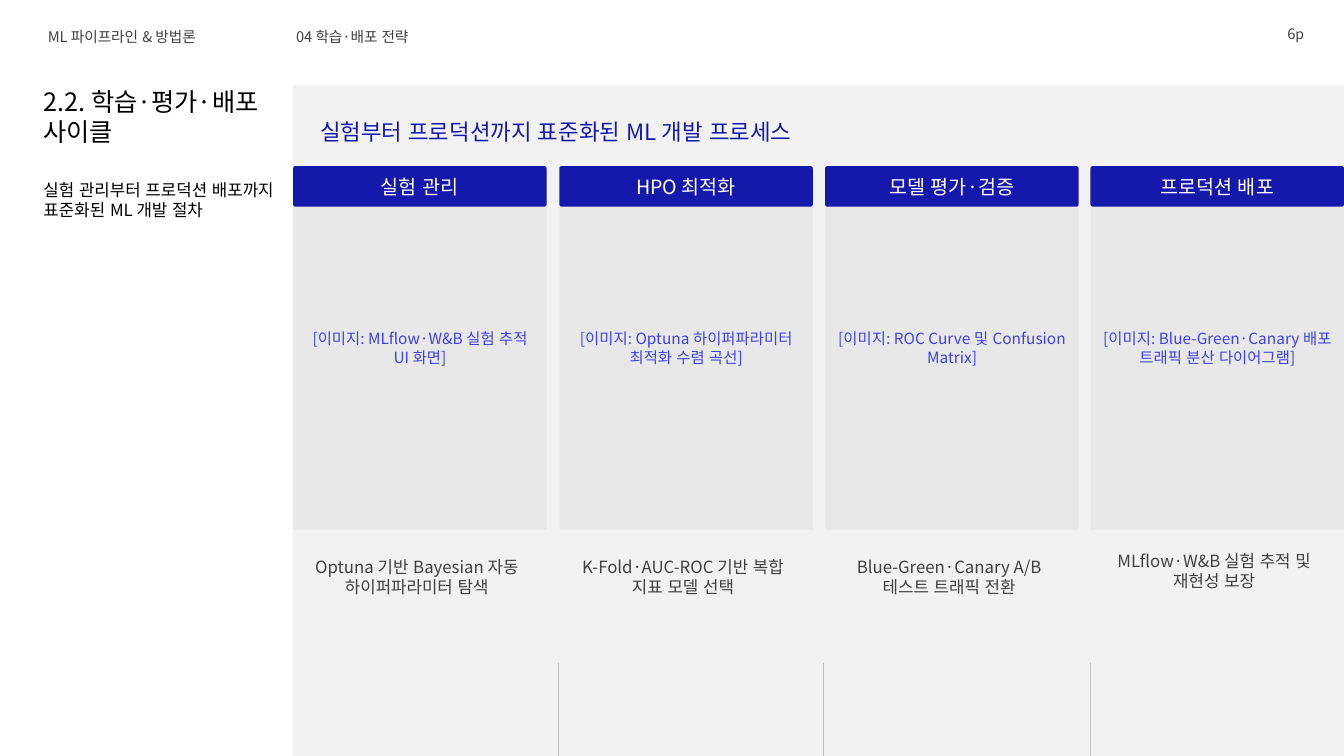
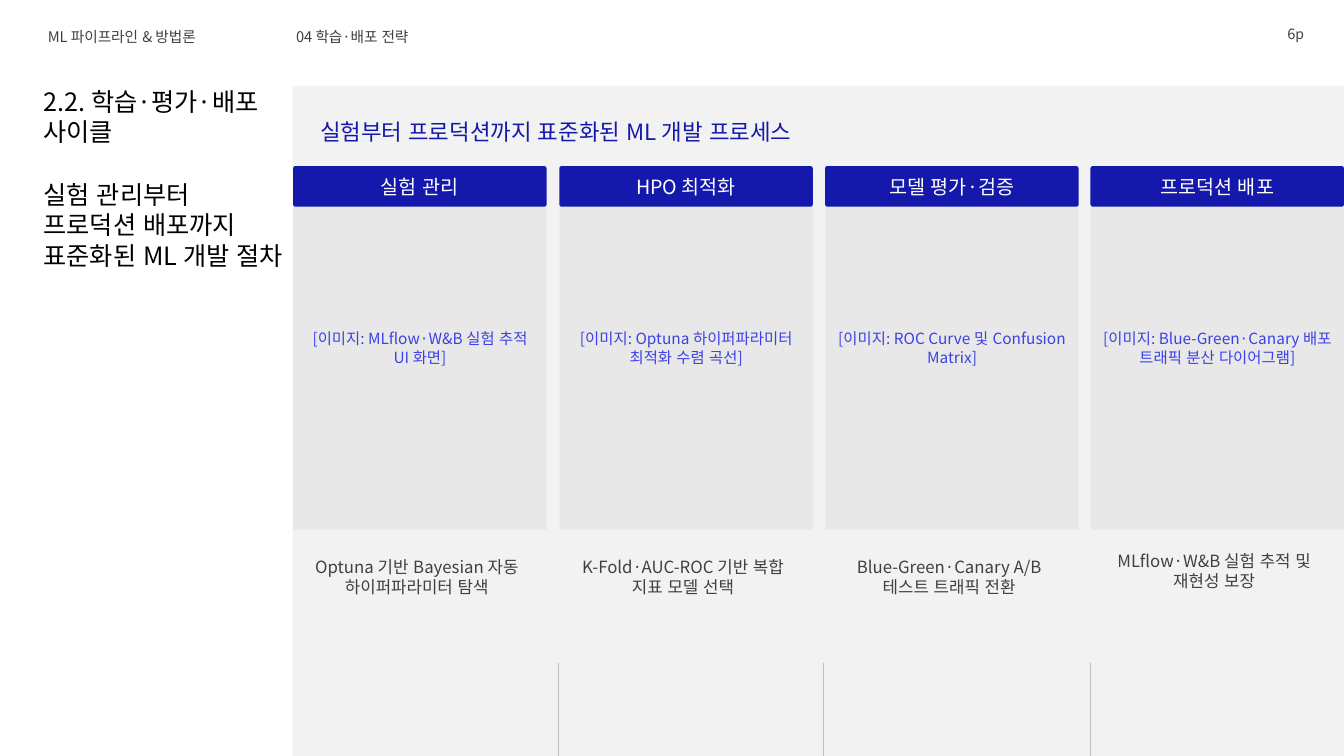
Before and after one commit to lhs6395-hslee/2026-gsn-pptx, a slide deck: slide 6 of result/머신러닝_심층_기술_가이드_재현검증.pptx. Drawn at 1344x756 pixels with LibreOffice and Linux fonts; fonts in the diff are those of the drawing; background and template pictures are left out. Boxes give left, top, right and bottom in pixels: in the first picture for what was removed or moved away, otherwise in the second. Text is boxed around its words. In the diff, an @@ line names an element or a change of style, - is before the commit and + after.

```diff
--- a/result/머신러닝_심층_기술_가이드_재현검증.pptx
+++ b/result/머신러닝_심층_기술_가이드_재현검증.pptx
@@ text "실험 관리부터 프로덕션 배포까지 표준화된 ..." at [43, 183, 283, 267]: size 12 to 18 pt @@
```
Also in this commit, not shown: 8 other slides changed, 3 other files.
